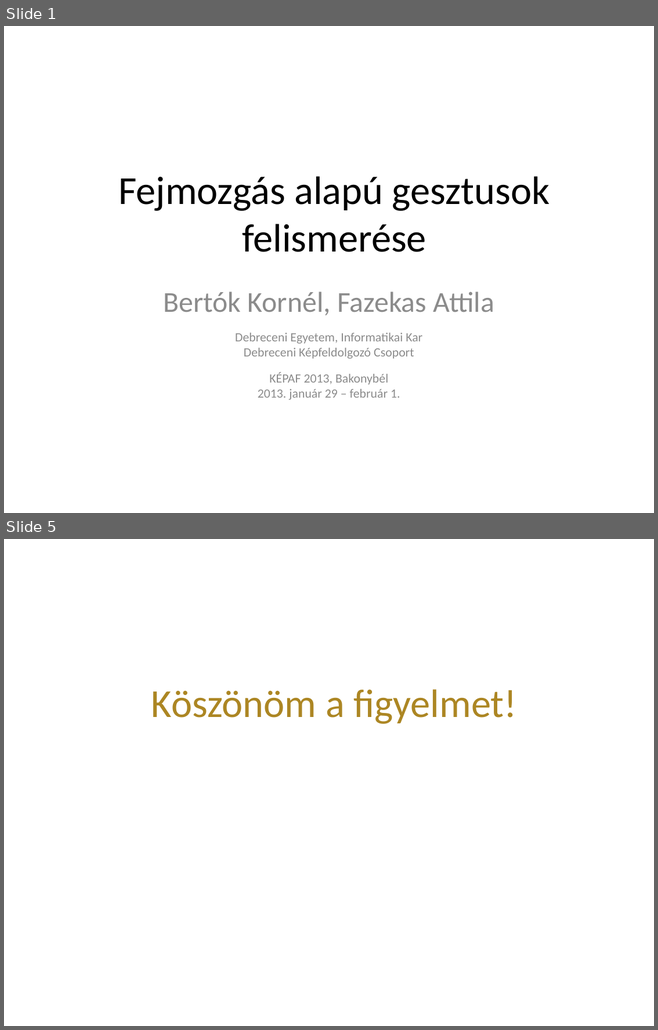
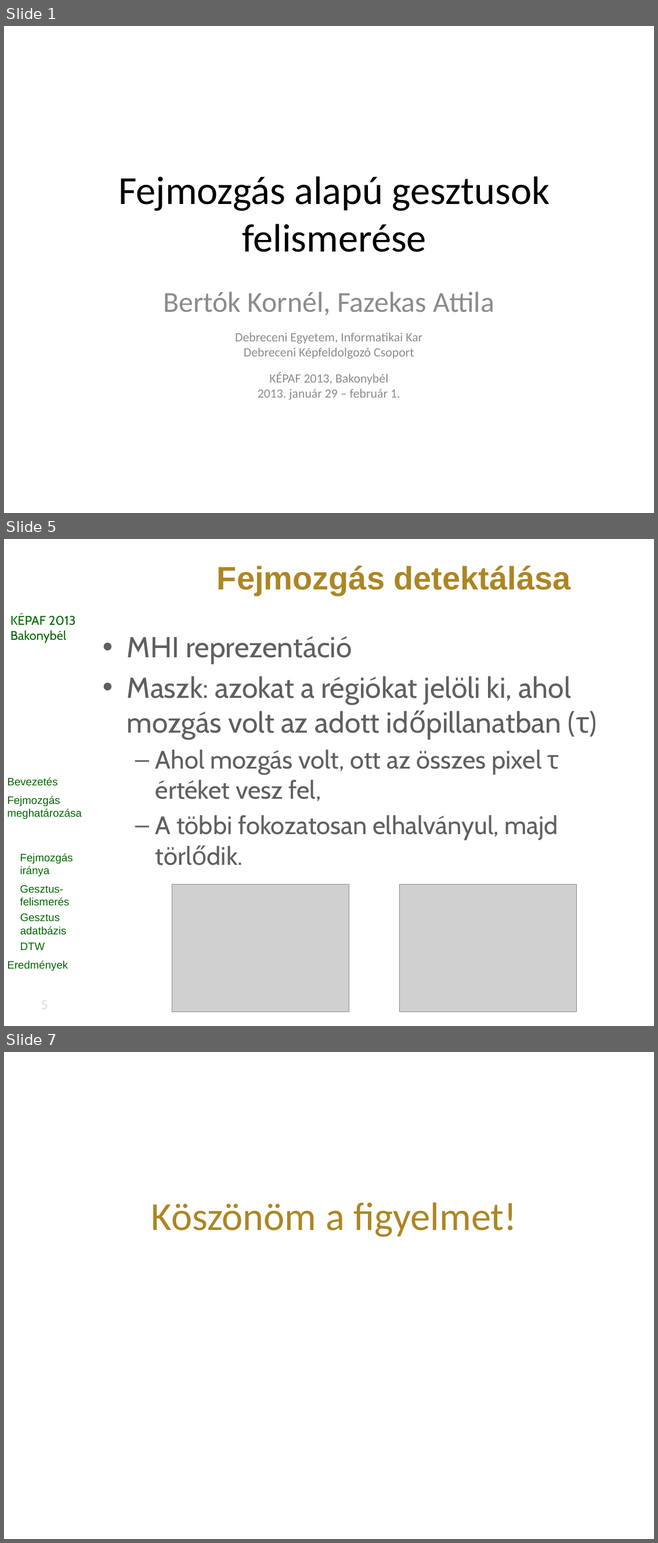
Before and after one commit to vohoaiviet/face-gesture-api, a slide deck: HeadMovement/research/kepaf/ppt/bertok.kornel.kepaf.2013.pptx. Shown one above the other, each under a label of ours: slides 1 and 5 before the commit, slides 1, 5 and 7 after it; the slides between them are not shown. The pictures are 658x1030 and 658x1543 pixels, drawn with LibreOffice and Linux fonts; fonts in the diff are those of the drawing; grey boxes stand for pictures; background and template pictures are left out. Boxes give left, top, right and bottom in pixels: in the first picture for what was removed or moved away, otherwise in the second. Text is boxed around its words. In the diff, an @@ line names an element or a change of style, - is before the commit and + after.

Commit message:
mozgás körvonala

```diff
--- a/HeadMovement/research/kepaf/ppt/bertok.kornel.kepaf.2013.pptx
+++ b/HeadMovement/research/kepaf/ppt/bertok.kornel.kepaf.2013.pptx
@@ slide 5 added at box(4, 539, 654, 1026), background picture (left out) @@
@@ title added at box(217, 566, 571, 595), 36 pt, text #AC8623, bold @@
+Fejmozgás detektálása
@@ text added at box(10, 614, 76, 643), 14 pt, text #006600 @@
+KÉPAF 2013
+Bakonybél
@@ text added at box(127, 636, 589, 841), 28 pt, text #5F5F5F @@
+• MHI reprezentáció
+• Maszk: azokat a régiókat jelöli ki, ahol mozgás volt az adott időpillanatban (τ)
+  – Ahol mozgás volt, ott az összes pixel τ értéket vesz fel,
+  – A többi fokozatosan elhalványul, majd törlődik.
@@ text added at box(7, 777, 82, 971), 12 pt, text #006600 @@
+Bevezetés
+Fejmozgás meghatározása
+Fejmozgás detektálása
+Fejmozgás iránya
+Gesztus-felismerés
+Gesztus adatbázis
+DTW
+Eredmények
@@ picture added at box(172, 884, 349, 1012) @@
@@ picture added at box(399, 884, 576, 1012) @@
@@ page number added at box(15, 994, 75, 1016), 14 pt, text #DDDDDD @@
+5
@@ what was slide 5 is now slide 7 @@
```
Also in this commit, not shown: 3 slides changed, 1 other slide added, 9 other files.
